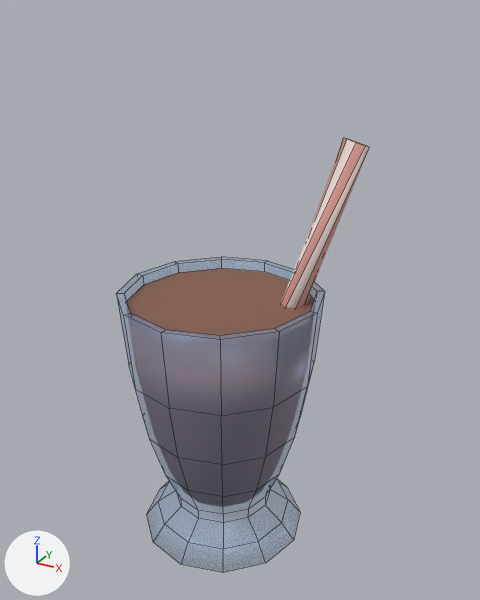
An edit to the FBX model sources/Hats/Assets/ShakeShake.fbx, drawn before and after from the same camera.
The view is the same before and after, from a camera (50 mm lens) standing at (1.46, -2.46, 1.94) and looking at (0.06, 0.07, 0.67). The lights are fixed; the arrows at lower left show +X, +Y and +Z. Mesh edges are drawn as thin lines.

In view in the first picture: 'ShakeShake'.
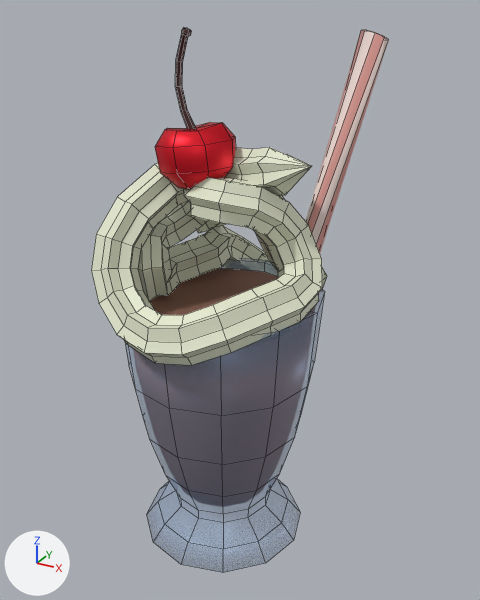
The edits, one by one:
Material 'ShakeCherry' (mat_shakecherry) is new.
Its base color is (0.761, 0.00913, 0.0242) (red #e2182b).
Its metallic is 0.679.
Its roughness is 0.484.
Material 'ShakeWhip' (mat_shakewhip) is new.
Its base color is (0.77, 0.8, 0.618) (white #e3e7ce).
Material 'ShakeStem' (mat_shakestem) is new.
Its base color is (0.0402, 0.00511, 0.00566) (dark red #381011).
Its roughness is 0.604.
me_cylinder is used by ob_shakeshake; location (0.0, 0.0, 0.0).
Verts and faces of me_cylinder; kept vertices keep their numbers, new ones are numbered from 192.
Before the commit, vertices of me_cylinder: 169 (0.45, 0.38, 1.4) at pixel (350, 140), 171 (0.47, 0.4, 1.39) at pixel (356, 142), 173 (0.5, 0.4, 1.38) at pixel (363, 144), 175 (0.53, 0.37, 1.39) at pixel (366, 145), 177 (0.52, 0.34, 1.4) at pixel (363, 144).
Before the commit, vertices of me_cylinder: 179 (0.5, 0.32, 1.41) at pixel (356, 142), 181 (0.47, 0.33, 1.41) at pixel (349, 139), 183 (0.44, 0.35, 1.41) at pixel (347, 139), 184 (0.47, 0.42, 1.39) at pixel (356, 142), 185 (0.43, 0.39, 1.4) at pixel (347, 139).
Before the commit, vertices of me_cylinder: 186 (0.51, 0.41, 1.38) at pixel (365, 145), 187 (0.54, 0.38, 1.38) at pixel (369, 147), 188 (0.54, 0.33, 1.39) at pixel (365, 145), 189 (0.5, 0.31, 1.41) at pixel (356, 142), 190 (0.46, 0.31, 1.42) at pixel (347, 138).
Before the commit, vertices of me_cylinder: 191 (0.43, 0.35, 1.42) at pixel (343, 137).
me_cylinder had 192 vertices, 176 faces and spanned x -0.48..0.54, y -0.48..0.48, z -0.58..1.42.
me_cylinder now has 906 vertices, 901 faces and spans x -0.48..0.58, y -0.56..0.66, z -0.58..1.87.
me_cylinder part 1: a new loose piece of 638 vertices spanning x -0.46..0.51, y -0.56..0.66, z 0.51..1.41, in mat_shakewhip (white #e3e7ce).
me_cylinder part 2: a new loose piece of 42 vertices spanning x -0.18..-0.09, y -0.06..-0.02, z 1.46..1.87, in mat_shakestem (dark red #381011).
me_cylinder part 3: a new loose piece of 34 vertices spanning x -0.27..0.09, y -0.21..0.14, z 1.2..1.5, in mat_shakecherry (red #e2182b).
Part 4, on me_cylinder:
Vertices 171, 183, 185, 190 move by (0.04, 0.03, 0.44).
Vertices 173, 187, 189 move by (0.04, 0.02, 0.44).
Vertices 177, 179, 186 move by (0.04, 0.03, 0.43).
Vertex 169 moves to (0.48, 0.41, 1.84).
Vertex 188 moves to (0.57, 0.36, 1.83), pixel (384, 36).
Vertex 175 moves to (0.56, 0.4, 1.82), pixel (385, 38).
Vertex 181 moves to (0.5, 0.35, 1.85), pixel (367, 31).
Vertex 184 moves to (0.5, 0.44, 1.82).
Vertex 191 moves to (0.47, 0.37, 1.85), pixel (361, 30).
me_cylinder part 5: the surface is now shaded flat.
me_cylinder now uses material mat_shakewhip (white #e3e7ce).
me_cylinder now uses material mat_shakecherry (red #e2182b).
me_cylinder now uses material mat_shakestem (dark red #381011).

Changed parts and their boxes (x1, y1, x2, y2) in the pictures (480 x 600 px; the box of a moved part takes in the faces that stretch with it):
'ShakeShake', reshaped (18% wider, 25% taller): before (116, 138, 369, 573); after (91, 27, 389, 573)
part 1 of me_cylinder, added: after (91, 147, 327, 365)
part 2 of me_cylinder, added: after (175, 27, 196, 130)
part 3 of me_cylinder, added (red): after (155, 122, 236, 189)
part 4 of me_cylinder, moved or reshaped: before (281, 138, 369, 308); after (305, 30, 389, 253)
